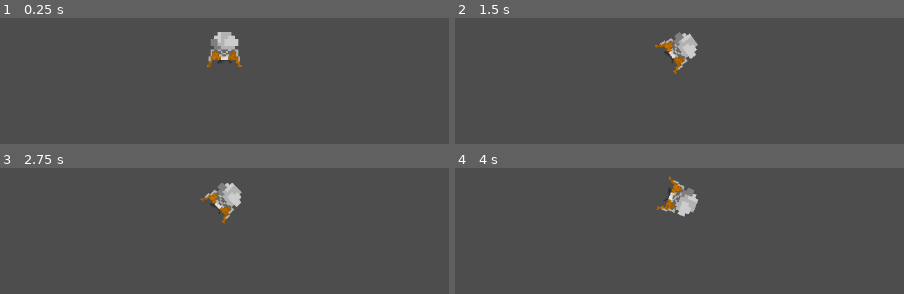
Above: before the commit, frames 1-4 (two rows, left to right).
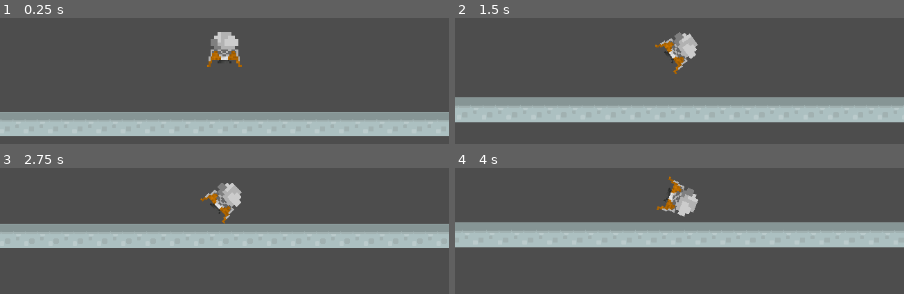
Above: after the commit, the same moments.

Repository: jakemeinershagen/lander
Game: Godot game, scene res://scenes/world.tscn
The game is run twice, just before and just after one commit, with the same random seed, the same clock (stepped at 60 frames per second) and the same inputs.
Inputs (mouse positions are in pixels of both pictures, inside the frame that each line leads up to):
- Up to frame 1 (0.25 s): no input
- Up to frame 2 (1.5 s): move the mouse to (outside the picture) at 0.52 s; hold Space (burn) 0.53-1.28 s; hold Right (roll_right) from 0.53 s (still down); tap Enter at 1.25 s; move the mouse to (589, 89) at 1.27 s; tap Mouse wheel up (zoom_in) at 1.35 s
- Up to frame 3 (2.75 s): move the mouse to (outside the picture) at 2.02 s; release Right (roll_right) at 2.03 s; hold A (roll_left) from 2.03 s (still down); tap Mouse wheel down (zoom_out) at 2.1 s
- Up to frame 4 (4 s): move the mouse to (outside the picture) at 2.77 s; release A (roll_left) at 2.78 s; hold Right (roll_right) from 2.78 s (still down); tap Space (burn) at 2.85 s; move the mouse to (outside the picture) at 3.52 s; tap Mouse wheel up (zoom_in) at 3.6 s

The runs differ from the first frame. In frame 1, 19% of the frame differs, in the area x 0-100%, y 74-94%; in frame 2, 21%, in the area x 0-100%, y 62-84%; in frame 3, 19%; in frame 4, 21%.

Commit message:
loading chunks of tilemap

Diff:
--- a/scripts/tile_map.gd
+++ b/scripts/tile_map.gd
@@ -4,6 +4,8 @@
 
 
 func get_chunk_num(x):
+	if x < 0:
+		x -= 100
 	return floor(x / 100)
 
 
--- a/scripts/world.gd
+++ b/scripts/world.gd
@@ -1,19 +1,30 @@
 extends Node2D
 
 # size will actually be this times 2, since this is only one side
-const VISIBLE_SIZE = 500
-const OUTER_LIMIT = 100
+const OUTER_LIMIT = 800
 
+var loaded_chunks = []
 
 func _ready():
 	pass
 
 # Called every frame. 'delta' is the elapsed time since the previous frame.
 func _process(delta: float) -> void:
-	var ship_pos = $Ship.position.x / $TileMap.tile_set.tile_size.x
+	var ship_pos = floor($Ship.position.x / $TileMap.tile_set.tile_size.x)
 
-	# track list of chunks loaded
-	# get chunks within outer limit
-	# diff loaded - out_of_range
-	# remove out_of_range chunks
-	# load chunks that don't exist
+	var left_limit = ship_pos - OUTER_LIMIT
+	var right_limit = ship_pos + OUTER_LIMIT
+
+	var valid_chunks = []
+	for pos in range(left_limit, right_limit+1, $TileMap.CHUNK_SIZE):
+		var chunk_num = $TileMap.get_chunk_num(pos)
+		if chunk_num not in loaded_chunks:
+			$TileMap.load_chunk(chunk_num)
+			loaded_chunks.append(chunk_num)
+		valid_chunks.append(chunk_num)
+
+	loaded_chunks.sort()
+	for chunk_num in loaded_chunks:
+		if chunk_num not in valid_chunks:
+			$TileMap.unload_chunk(chunk_num)
+			loaded_chunks.pop_at(loaded_chunks.bsearch(chunk_num))
